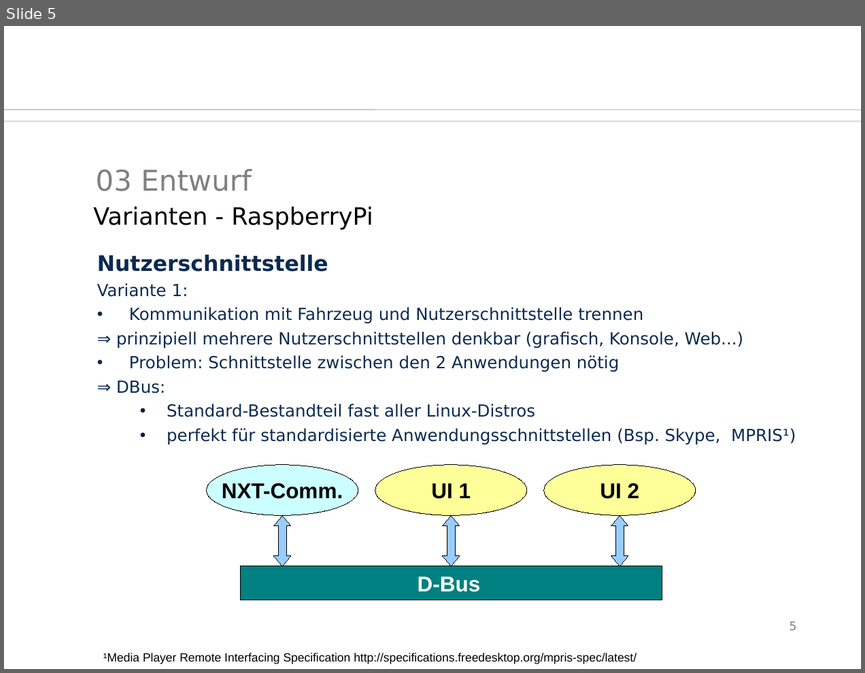
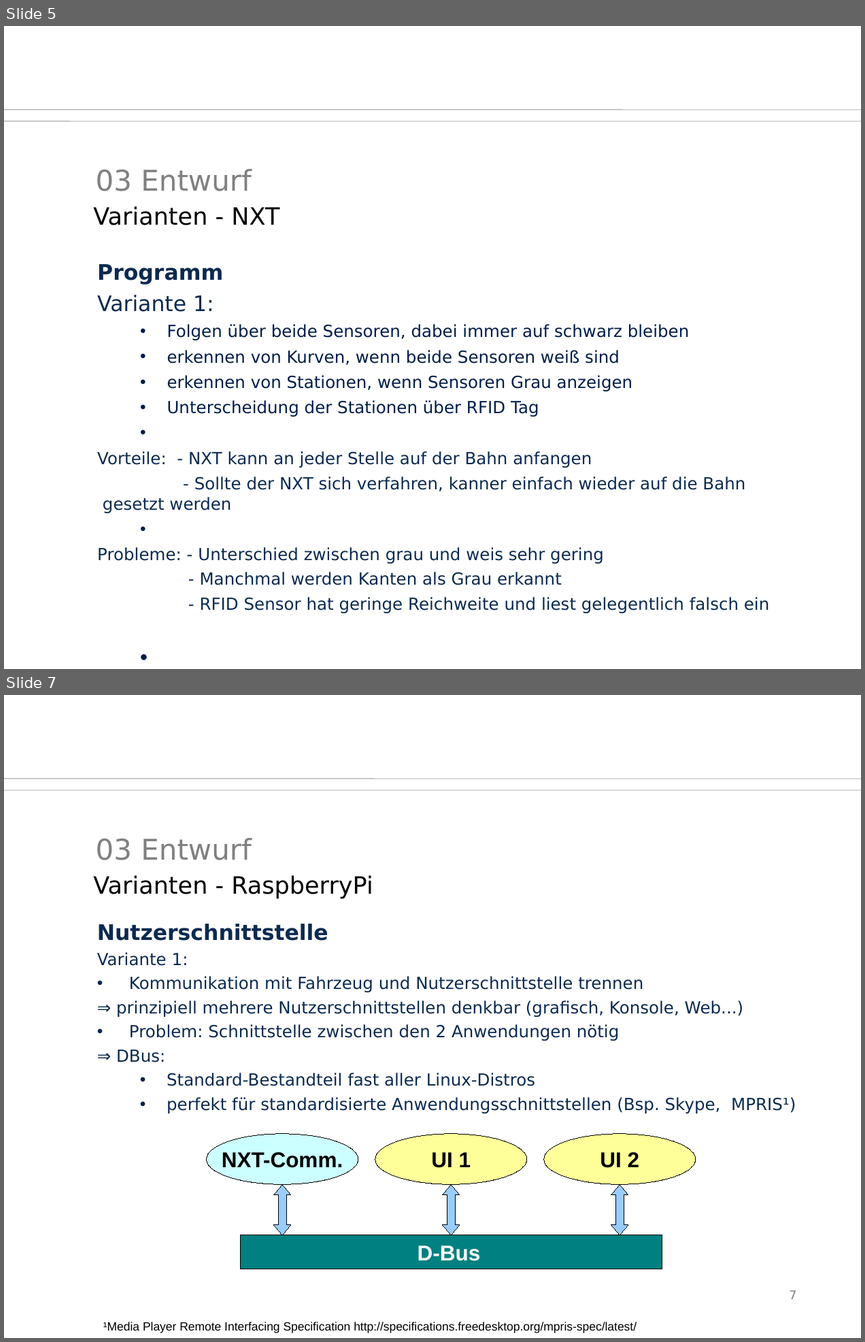
Before and after one commit to SaSteDD/ees_StegStef, a slide deck: präsi/btwf.odp. Shown one above the other, each under a label of ours: slide 5 before the commit, slides 5 and 7 after it; the slides between them are not shown. The pictures are 865x673 and 865x1342 pixels, drawn with LibreOffice and Linux fonts; fonts in the diff are those of the drawing; background and template pictures are left out. Boxes give left, top, right and bottom in pixels: in the first picture for what was removed or moved away, otherwise in the second. Text is boxed around its words. In the diff, an @@ line names an element or a change of style, - is before the commit and + after.

```diff
--- a/präsi/btwf.odp
+++ b/präsi/btwf.odp
@@ slide 5 added at (4,26,861,669), background #FFFFFF @@
@@ freeform shape added at (4,121,861,121), outline #969696 0.51 pt @@
@@ freeform shape added at (4,110,861,110), outline #969696 0.51 pt @@
@@ text added at (96,169,252,191), 24 pt, text #808080 @@
+03 Entwurf
@@ free added at (93,197,797,233), 20 pt, text #000000 @@
+Varianten - NXT
@@ text added at (97,264,769,613), 14 pt, text #0B2A51 @@
+Programm
+Variante 1:
+  • Folgen über beide Sensoren, dabei immer auf schwarz bleiben
+  • erkennen von Kurven, wenn beide Sensoren weiß sind
+  • erkennen von Stationen, wenn Sensoren Grau anzeigen
+  • Unterscheidung der Stationen über RFID Tag
+Vorteile: - NXT kann an jeder Stelle auf der Bahn anfangen
+- Sollte der NXT sich verfahren, kanner einfach wieder auf die Bahn gesetzt werden
+Probleme: - Unterschied zwischen grau und weis sehr gering
+- Manchmal werden Kanten als Grau erkannt
+- RFID Sensor hat geringe Reichweite und liest gelegentlich falsch ein
@@ what was slide 5 is now slide 7 @@
@@ page number at (789,1290,796,1299): text changed @@
-5
+7
```
Also in this commit, not shown: 2 slides changed, 3 other slides added, 1 slide removed, 8 other files.
